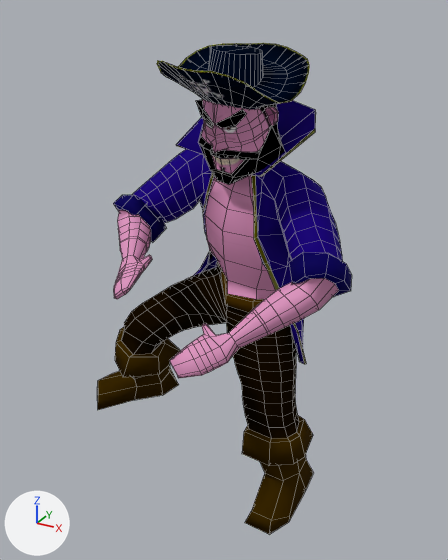
Before and after pictures for a commit that changed the OBJ model assets/Animacion/Pirata/Celebracion/PirataCelebracion_000125.obj.
Both versions are drawn from a camera (50 mm lens) standing at (4.29, -7.84, 7.66) and looking at (0.13, -0.27, 3.88). Arrows for +X, +Y and +Z are at lower left; the lights stay in place. Mesh edges are drawn as thin lines. Where no turn or scale is listed for an object, it has been applied to the vertices.

Names of what the first picture shows: 'Pirata_PirataH'.
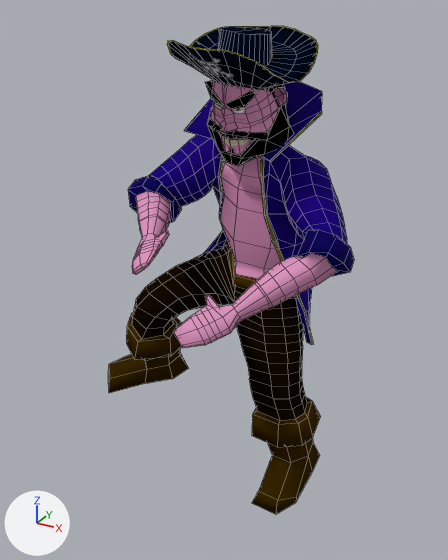
Changed parts and their boxes [x1, y1, x2, y2] in the pictures (448 x 560 px; the box of a moved part takes in the faces that stretch with it):
'Pirata_PirataH', reshaped
    before: [97, 43, 352, 534]
    after: [108, 26, 354, 514]
part 1 of me_pirata_piratah, moved or reshaped
    before: [157, 43, 309, 110]
    after: [167, 26, 318, 90]
part 2 of me_pirata_piratah, moved or reshaped
    before: [97, 99, 352, 534]
    after: [108, 80, 354, 514]

The change, as a diff of the scene's bpy script:
```diff
--- a/assets/Animacion/Pirata/Celebracion/PirataCelebracion_000125.obj.py
+++ b/assets/Animacion/Pirata/Celebracion/PirataCelebracion_000125.obj.py
@@ me_pirata_piratah @@
 # used by ob_pirata_piratah; location = (0.0, 0.0, 0.0)
-me_pirata_piratah.from_pydata(...)  # 1340 vertices, 1341 faces; spans x -2.25..2.28, y -2.49..0.99, z 0.0..7.23
+me_pirata_piratah.from_pydata(...)  # 1340 vertices, 1341 faces; spans x -2.46..2.12, y -2.06..1.52, z -0.07..7.44
+# me_pirata_piratah part 1: the loose piece of 216 vertices spanning x -0.38..1.46, y -1.77..0.14, z 6.39..7.23 is scaled about its middle by 1.04, then moved by (-0.12, 0.47, 0.19)
+# me_pirata_piratah part 2: 1124 of 1340 vertices moved; they spanned x -2.25..2.28, y -2.49..0.99, z 0.0..7.01 and now span x -2.46..2.12, y -2.06..1.52, z -0.07..7.2; mean shift (-0.12, 0.5, 0.12); largest move (-0.93, -0.77, 4.6) -> (-0.84, -0.14, 4.92)
 me_pirata_piratah.materials.append(mat_piratamat)
```
